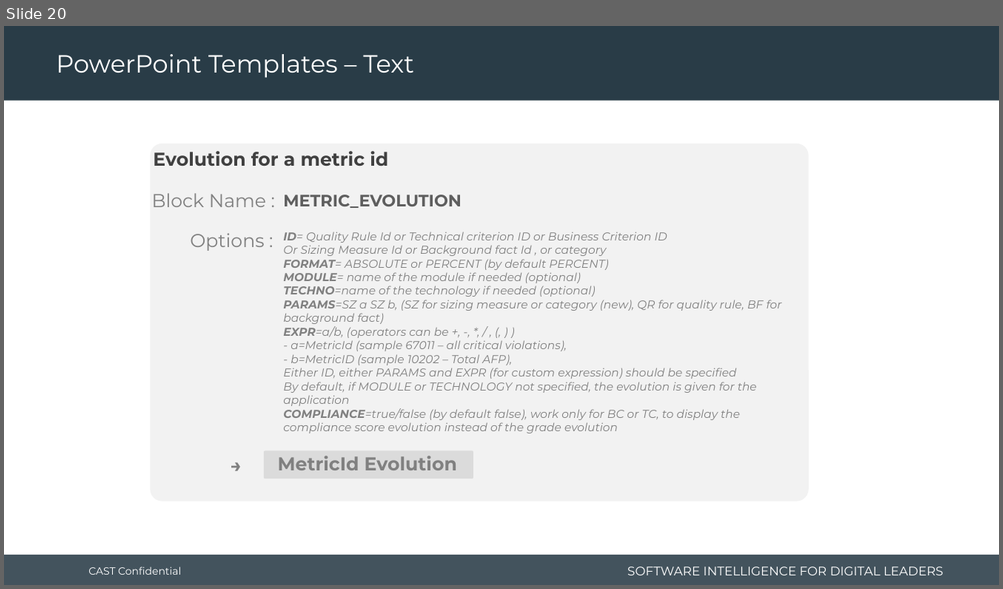
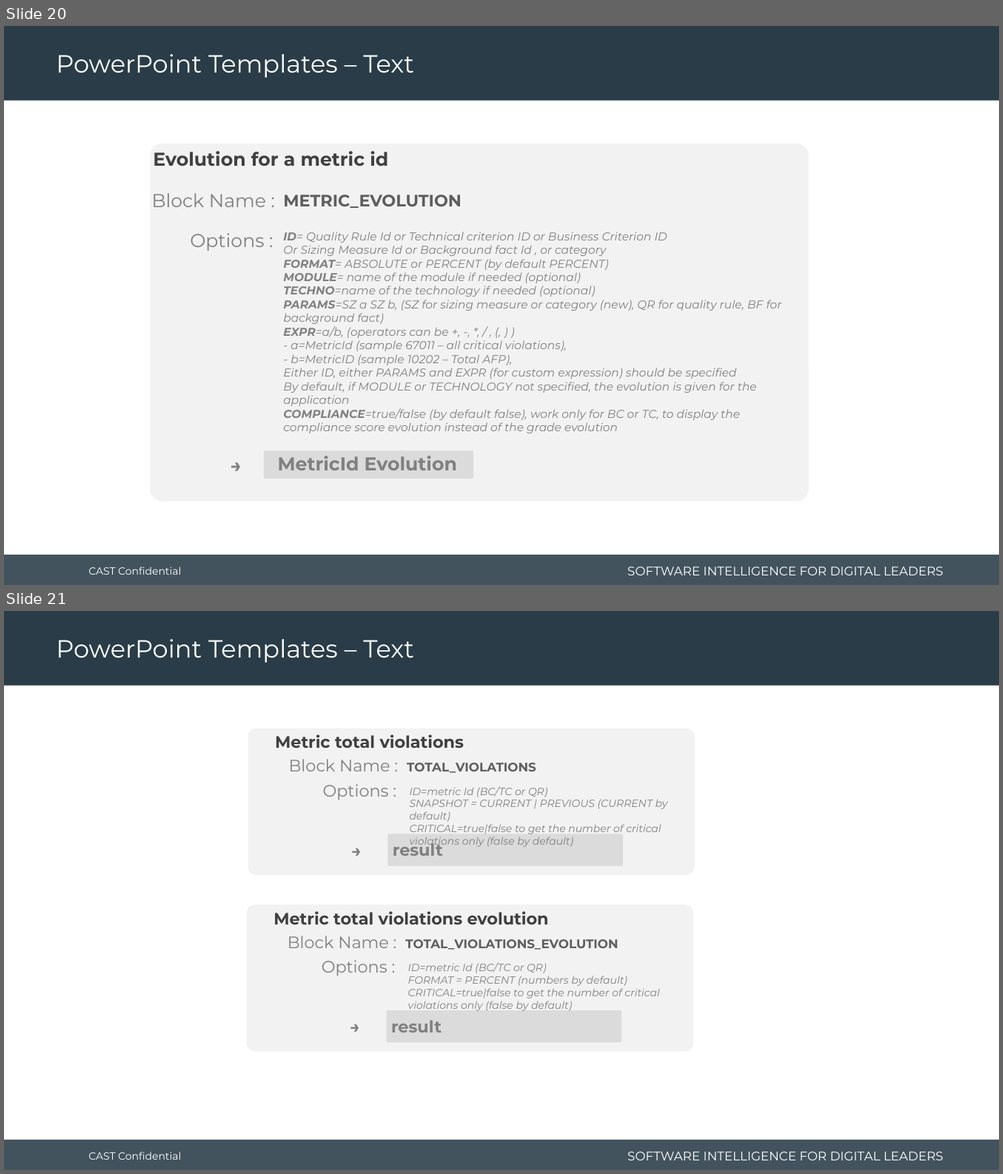
Before and after one commit to CAST-projects/CAST-ReportGenerator, a slide deck: CastReporting.Reporting.Core/Templates/Application/Component library/1- Powerpoint-components-library.pptx. Shown one above the other, each under a label of ours: slide 20 before the commit, slides 20 and 21 after it. The pictures are 1003x589 and 1003x1174 pixels, drawn with LibreOffice and Linux fonts; fonts in the diff are those of the drawing; background and template pictures are left out. Boxes give left, top, right and bottom in pixels: in the first picture for what was removed or moved away, otherwise in the second. Text is boxed around its words. In the diff, an @@ line names an element or a change of style, - is before the commit and + after.

Commit message:
REPORTGEN-1237: add component TOTAL_VIOLATIONS_EVOLUTION

```diff
--- a/CastReporting.Reporting.Core/Templates/Application/Component library/1- Powerpoint-components-library.pptx
+++ b/CastReporting.Reporting.Core/Templates/Application/Component library/1- Powerpoint-components-library.pptx
@@ slide 21 added at (4, 611, 999, 1170), background #FFFFFF; not listed: 4 template elements that a slide beside it also shows @@
@@ title added at (56, 639, 414, 663), 24 pt, text #FFFFFF @@
+PowerPoint Templates – Text
@@ group added at (248, 728, 694, 875): 7 texts, 2 rounded rectangles @@
+Metric total violations
+TOTAL_VIOLATIONS
+→
+Block Name :
+Options :
+result
+ID=metric Id (BC/TC or QR)
+SNAPSHOT = CURRENT | PREVIOUS (CURRENT by default)
+CRITICAL=true|false to get the number of critical violations only (false by default)
@@ group added at (247, 905, 693, 1052): 7 texts, 2 rounded rectangles @@
+Metric total violations evolution
+TOTAL_VIOLATIONS_EVOLUTION
+→
+Block Name :
+Options :
+result
+ID=metric Id (BC/TC or QR)
+FORMAT = PERCENT (numbers by default)
+CRITICAL=true|false to get the number of critical violations only (false by default)
```
Also in this commit, not shown: 1 slide changed, 6 other files.
